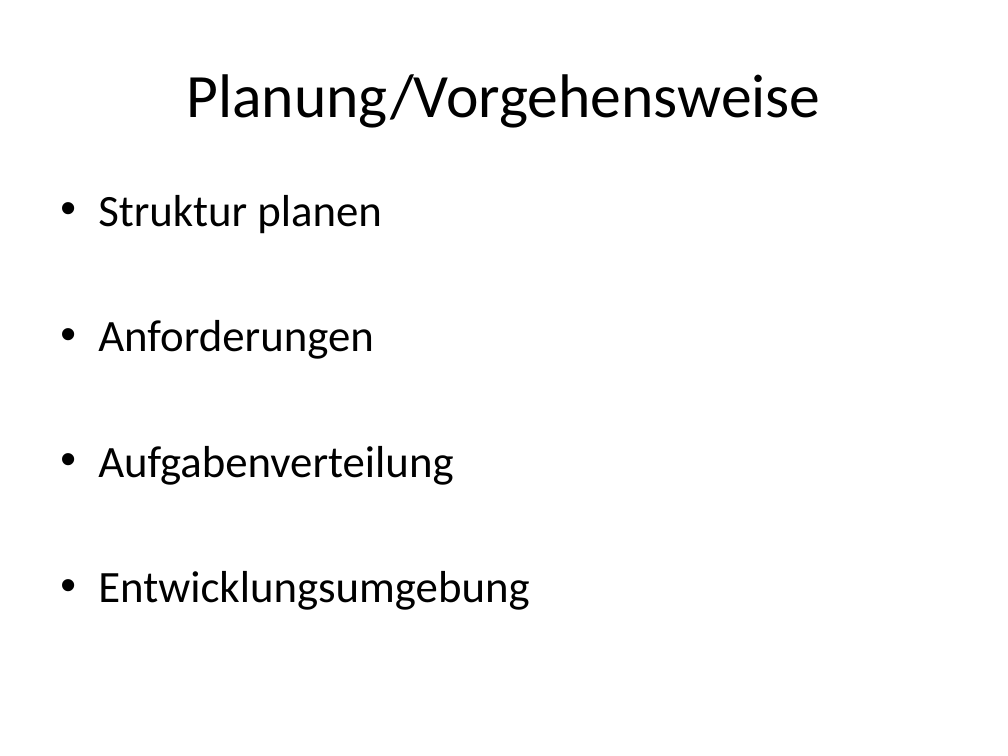
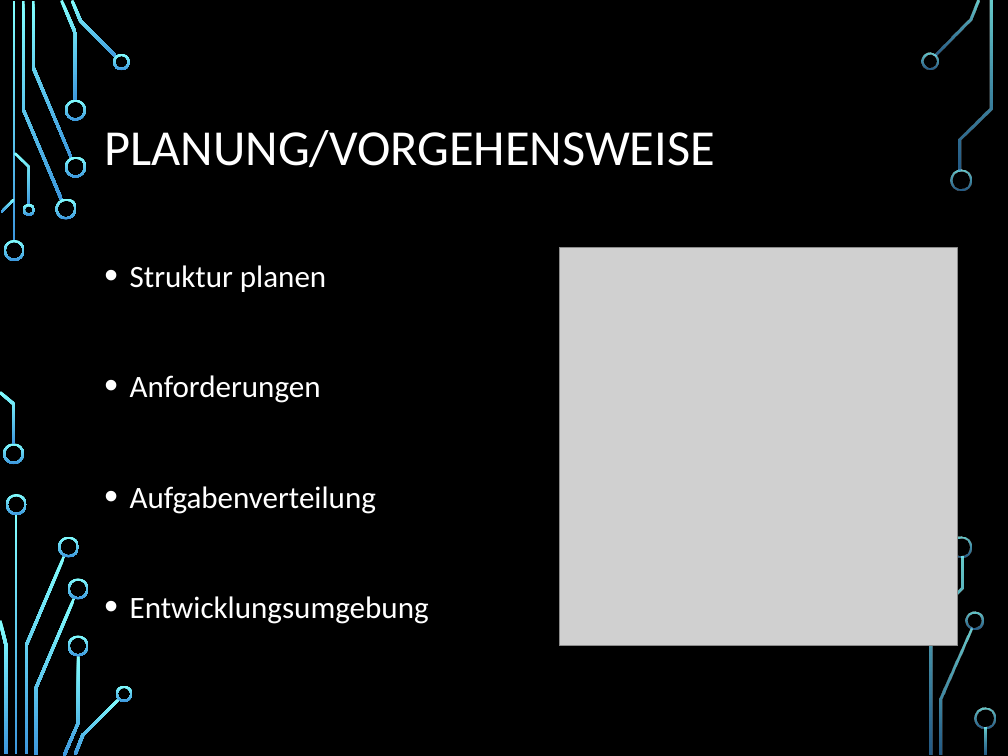
Before and after one commit to SanctumDesert/ZitateSammler, a slide deck: slide 5 of Zitatesammlung.pptx. Drawn at 1008x756 pixels with LibreOffice and Linux fonts; fonts in the diff are those of the drawing; grey boxes stand for pictures; background and template pictures are left out. Boxes give left, top, right and bottom in pixels: in the first picture for what was removed or moved away, otherwise in the second. Text is boxed around its words. In the diff, an @@ line names an element or a change of style, - is before the commit and + after.

```diff
--- a/Zitatesammlung.pptx
+++ b/Zitatesammlung.pptx
@@ background #FFFFFF to picture (left out) @@
@@ title at [104,130,714,167]: text changed; size 44 to 36 pt; text colour #000000 to #FFFFFF @@
-Planung/Vorgehensweise
+PLANUNG/VORGEHENSWEISE
@@ text "Struktur planen": place and size @@
-text "Struktur planen" at [98,195,529,610]
+text "Struktur planen" at [130,265,429,624]
@@ text "Struktur planen" at [130,265,429,624]: size 32 to 22.2 pt, text colour #000000 to #FFFFFF; indent changed; line spacing 1 to 1.1; more space between paragraphs @@
@@ picture added at [559,248,958,646] @@
@@ group added at [0,0,995,756]: 33 freeform shapes, 3 rectangles @@
```
Also in this commit, not shown: 16 other slides changed, 2 slides added, 14 other files.
